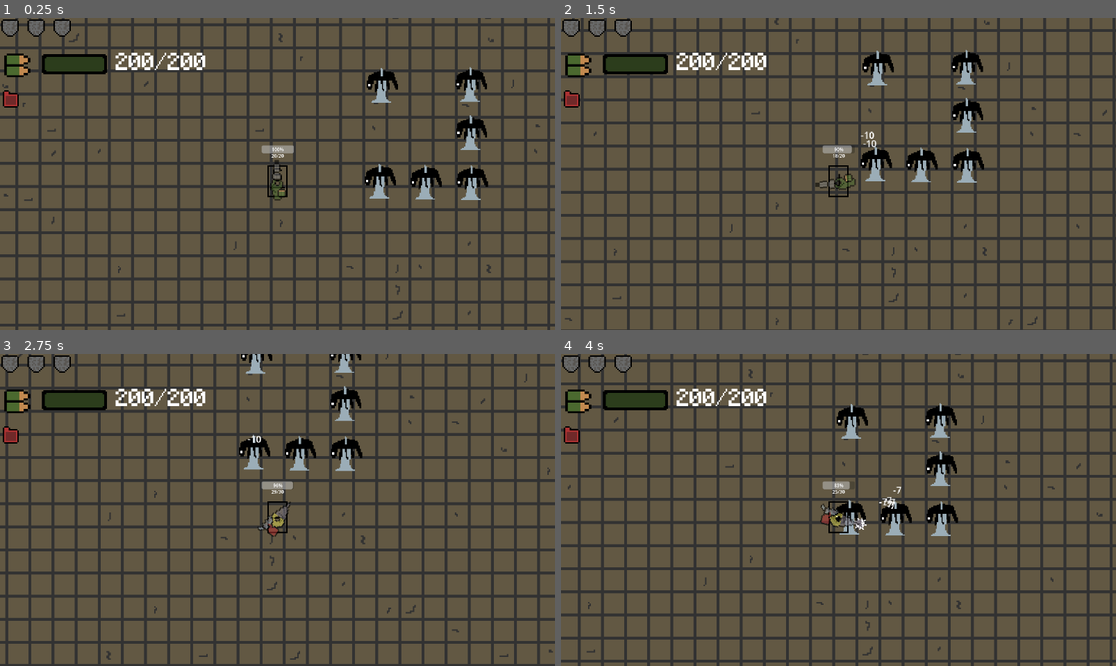
Above: before the commit, frames 1-4 (two rows, left to right).
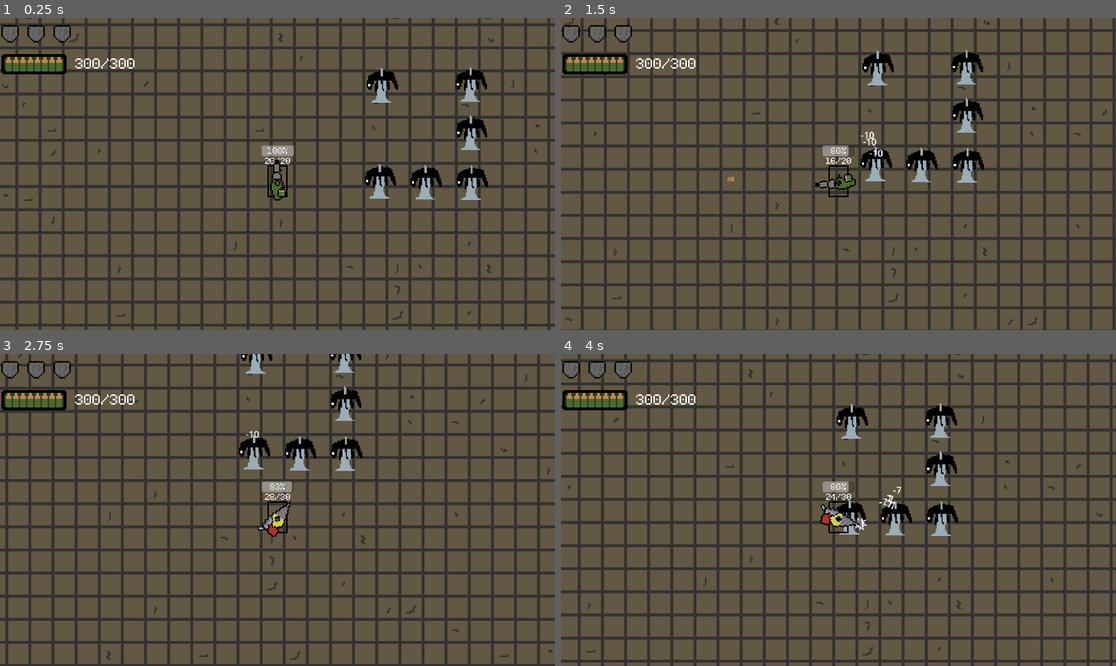
Above: after the commit, the same moments.

Repository: NikitinMaksim/Coursework_2023
Game: Godot game, scene res://Main_scene.tscn
Two runs of this game, one before a commit and one after it. Both use one fixed random seed, a clock stepped at 60 frames per second and the inputs below.
Inputs (mouse positions are in pixels of both pictures, inside the frame that each line leads up to):
- Up to frame 1 (0.25 s): no input
- Up to frame 2 (1.5 s): tap Enter at 0.5 s; move the mouse to (960, 158) at 0.52 s; press the mouse at (960, 158) at 0.53 s; hold D (move_right) 0.53-1.28 s; move the mouse to (727, 189) at 1.27 s; release the mouse at (727, 189) at 1.28 s; hold S (move_down) from 1.28 s (still down); click (727, 189) at 1.35 s
- Up to frame 3 (2.75 s): move the mouse to (333, 441) at 2.02 s; release S (move_down) at 2.03 s; press the mouse at (333, 441) at 2.03 s; hold D (move_right) from 2.03 s (still down); tap E (swap_weapon) at 2.1 s
- Up to frame 4 (4 s): move the mouse to (810, 572) at 2.77 s; release D (move_right) at 2.78 s; release the mouse at (810, 572) at 2.78 s; hold W (move_up) 2.78-3.53 s; click (810, 572) at 2.85 s; move the mouse to (1005, 556) at 3.52 s; press the mouse at (1005, 556) at 3.53 s; hold A (move_left) from 3.53 s (still down)

The runs differ from the first frame. In frame 1, 2.2% of the frame differs, in the area x 0-53%, y 0-59%; in frame 2, 2.3%; in frame 3, 2.4%; in frame 4, 2.4%.

Commit message:
Ammo UI done

Diff:
--- a/Turn up the heat/Main_scene.tscn
+++ b/Turn up the heat/Main_scene.tscn
@@ -253,3 +253,6 @@
 
 [node name="UI" parent="CanvasLayer" instance=ExtResource("5_ggsaw")]
 scale = Vector2(0.3, 0.3)
+
+[connection signal="set_ammo_ui" from="Player" to="CanvasLayer/UI" method="_on_player_set_ammo_ui"]
+[connection signal="set_max_ammo_ui" from="Player" to="CanvasLayer/UI" method="_on_player_set_max_ammo_ui"]
--- a/Turn up the heat/Player/Player.gd
+++ b/Turn up the heat/Player/Player.gd
@@ -8,7 +8,8 @@
 @onready var marker_2d = $Gun/Marker2D
 
 signal change_offset(x)
-signal set_ammo_ui(ammo_spent)
+signal set_ammo_ui(ammo)
+signal set_max_ammo_ui(max_ammo)
 
 @export var weapons: Array[GunData]
 @export var body: BodyData
@@ -31,6 +32,7 @@
 	second_weapon_clip = weapons[1].clip
 	current_armor = body.armor_platings
 	max_ammo = body.max_ammo
+	set_max_ammo_ui.emit(max_ammo)
 	current_ammo = max_ammo
 	$"../CanvasLayer/UI/Health".setArmor(current_armor)
 	update_magazine_label()
@@ -111,13 +113,27 @@
 	else: change_gun(1)
 
 func _on_timer_reload_timeout():
-	current_ammo -= max_clip-clip
-	clip = max_clip
-	set_ammo_ui.emit(current_ammo)
+	if not is_melee:
+		if current_ammo>max_clip:
+			current_ammo -= max_clip-clip
+			clip = max_clip
+		elif current_ammo>0:
+			clip = current_ammo
+			current_ammo = 0
+		else:
+			pass
+		set_ammo_ui.emit(current_ammo)
+	else:
+		clip = max_clip
 	update_magazine_label()
 
 func update_magazine_label():
 	label.text = str(clip)+"/"+str(max_clip)
 
 func reload():
-	timer_reload.start()
+	if timer_reload.is_stopped():
+		if not is_melee:
+			if current_ammo>0:
+				timer_reload.start()
+		else:
+			timer_reload.start()
--- a/Turn up the heat/Player/Player.tscn
+++ b/Turn up the heat/Player/Player.tscn
@@ -8,6 +8,7 @@
 [ext_resource type="Texture2D" uid="uid://v7iy0etlfafx" path="res://Temp_images/Gun.png" id="5_lbhw0"]
 [ext_resource type="Script" path="res://Player/Muzzle.gd" id="7_6pfxh"]
 [ext_resource type="Script" path="res://Player/ReloadProgressBar.gd" id="7_45pkp"]
+[ext_resource type="FontFile" uid="uid://bfqjdaot25jm4" path="res://PixeloidSans-mLxMm.ttf" id="8_5akf1"]
 
 [sub_resource type="RectangleShape2D" id="RectangleShape2D_17h1f"]
 size = Vector2(14, 22)
@@ -219,6 +220,11 @@
 
 [sub_resource type="AnimationNodeStateMachinePlayback" id="AnimationNodeStateMachinePlayback_x3q56"]
 
+[sub_resource type="LabelSettings" id="LabelSettings_7upxg"]
+line_spacing = 0.0
+font = ExtResource("8_5akf1")
+font_size = 18
+
 [node name="Player" type="CharacterBody2D"]
 scale = Vector2(5, 5)
 script = ExtResource("1_8kf3r")
@@ -250,7 +256,6 @@
 parameters/Walk/blend_position = Vector2(-0.64, -0.0658683)
 
 [node name="Gun" type="Sprite2D" parent="."]
-modulate = Color(1, 1, 1, 0.560784)
 position = Vector2(3.55271e-15, 6.2)
 texture = ExtResource("5_lbhw0")
 script = ExtResource("4_koxme")
@@ -275,11 +280,13 @@
 
 [node name="Label" type="Label" parent="Control"]
 layout_mode = 2
-offset_left = -21.0
-offset_top = -76.0
-offset_right = 22.0
-offset_bottom = -50.0
+offset_left = -44.0
+offset_top = -65.0
+offset_right = 16.0
+offset_bottom = -39.0
+scale = Vector2(1.5, 1.5)
 text = "20/20"
+label_settings = SubResource("LabelSettings_7upxg")
 horizontal_alignment = 1
 vertical_alignment = 1
 
@@ -289,6 +296,8 @@
 offset_top = -99.0
 offset_right = 57.0
 offset_bottom = -72.0
+theme_override_fonts/font = ExtResource("8_5akf1")
+theme_override_font_sizes/font_size = 27
 script = ExtResource("7_45pkp")
 
 [connection signal="change_offset" from="." to="Gun/Marker2D" method="_on_player_change_offset"]
--- a/Turn up the heat/Resources/Guns/Machine_gun.tres
+++ b/Turn up the heat/Resources/Guns/Machine_gun.tres
@@ -9,7 +9,7 @@
 damage = 10.0
 clip = 20
 fire_cost = 1
-bullets_per_second = 2.0
+bullets_per_second = 4.0
 reload_time = 1.5
 spread = 30.0
 projectiles_fired = 1
--- /dev/null
+++ b/Turn up the heat/UI/UI.gd
@@ -0,0 +1,12 @@
+extends VBoxContainer
+
+var max_ammo_internal:int = 100
+
+func _on_player_set_ammo_ui(ammo):
+	$Ammo/Label.text = str(ammo)+"/"+str(max_ammo_internal)
+	$Ammo/TextureProgressBar.value = ammo
+
+func _on_player_set_max_ammo_ui(max_ammo):
+	max_ammo_internal = max_ammo
+	$Ammo/TextureProgressBar.max_value = max_ammo_internal
+	_on_player_set_ammo_ui(max_ammo_internal)
--- a/Turn up the heat/UI/UI.tscn
+++ b/Turn up the heat/UI/UI.tscn
@@ -1,22 +1,23 @@
-[gd_scene load_steps=8 format=3 uid="uid://cempmouod714f"]
+[gd_scene load_steps=7 format=3 uid="uid://cempmouod714f"]
 
+[ext_resource type="Script" path="res://UI/UI.gd" id="1_3nnyk"]
 [ext_resource type="Script" path="res://UI/Health.gd" id="1_ae6d6"]
-[ext_resource type="Texture2D" uid="uid://cvkvmilp5wr3d" path="res://UI/Ammo.png" id="2_yeka5"]
 [ext_resource type="Texture2D" uid="uid://bsaatxn0om6xf" path="res://UI/ProgressBarUnder.png" id="3_5vepw"]
-[ext_resource type="Texture2D" uid="uid://d3jsuc5ud558i" path="res://UI/Fuelcan.png" id="3_r4m5t"]
 [ext_resource type="Texture2D" uid="uid://c1ewdfvcfhcsi" path="res://UI/ProgressBarProgress.png" id="4_suroe"]
-[ext_resource type="FontFile" uid="uid://c5wbpyhsvjllk" path="res://Minecraft.ttf" id="5_rfqqg"]
+[ext_resource type="FontFile" uid="uid://bfqjdaot25jm4" path="res://PixeloidSans-mLxMm.ttf" id="4_yjd5j"]
 
 [sub_resource type="LabelSettings" id="LabelSettings_5leu6"]
 line_spacing = 0.0
-font = ExtResource("5_rfqqg")
+font = ExtResource("4_yjd5j")
+font_size = 9
 
 [node name="UI" type="VBoxContainer"]
 texture_filter = 3
 custom_minimum_size = Vector2(16, 16)
-offset_right = 143.0
+offset_right = 107.0
 offset_bottom = 64.0
 alignment = 1
+script = ExtResource("1_3nnyk")
 
 [node name="Health" type="HBoxContainer" parent="."]
 custom_minimum_size = Vector2(16, 16)
@@ -25,15 +26,8 @@
 
 [node name="Ammo" type="HBoxContainer" parent="."]
 layout_mode = 2
-
-[node name="Control" type="Control" parent="Ammo"]
-custom_minimum_size = Vector2(24, 24)
-layout_mode = 2
-
-[node name="AmmoSprite" type="Sprite2D" parent="Ammo/Control"]
-scale = Vector2(1.5, 1.5)
-texture = ExtResource("2_yeka5")
-centered = false
+size_flags_horizontal = 0
+size_flags_vertical = 4
 
 [node name="TextureProgressBar" type="TextureProgressBar" parent="Ammo"]
 layout_mode = 2
@@ -49,13 +43,8 @@
 size_flags_horizontal = 3
 text = "200/200"
 label_settings = SubResource("LabelSettings_5leu6")
-horizontal_alignment = 1
-vertical_alignment = 2
+vertical_alignment = 1
 
 [node name="Fuel" type="HBoxContainer" parent="."]
 custom_minimum_size = Vector2(16, 16)
 layout_mode = 2
-
-[node name="FuelSprite" type="Sprite2D" parent="Fuel"]
-texture = ExtResource("3_r4m5t")
-centered = false
Binary file added: Turn up the heat/PixeloidSans-mLxMm.ttf
Not shown, added: Turn up the heat/PixeloidSans-mLxMm.ttf.import
Not shown: 1 places in Turn up the heat/Player/Player.tscn that only renumber resources
